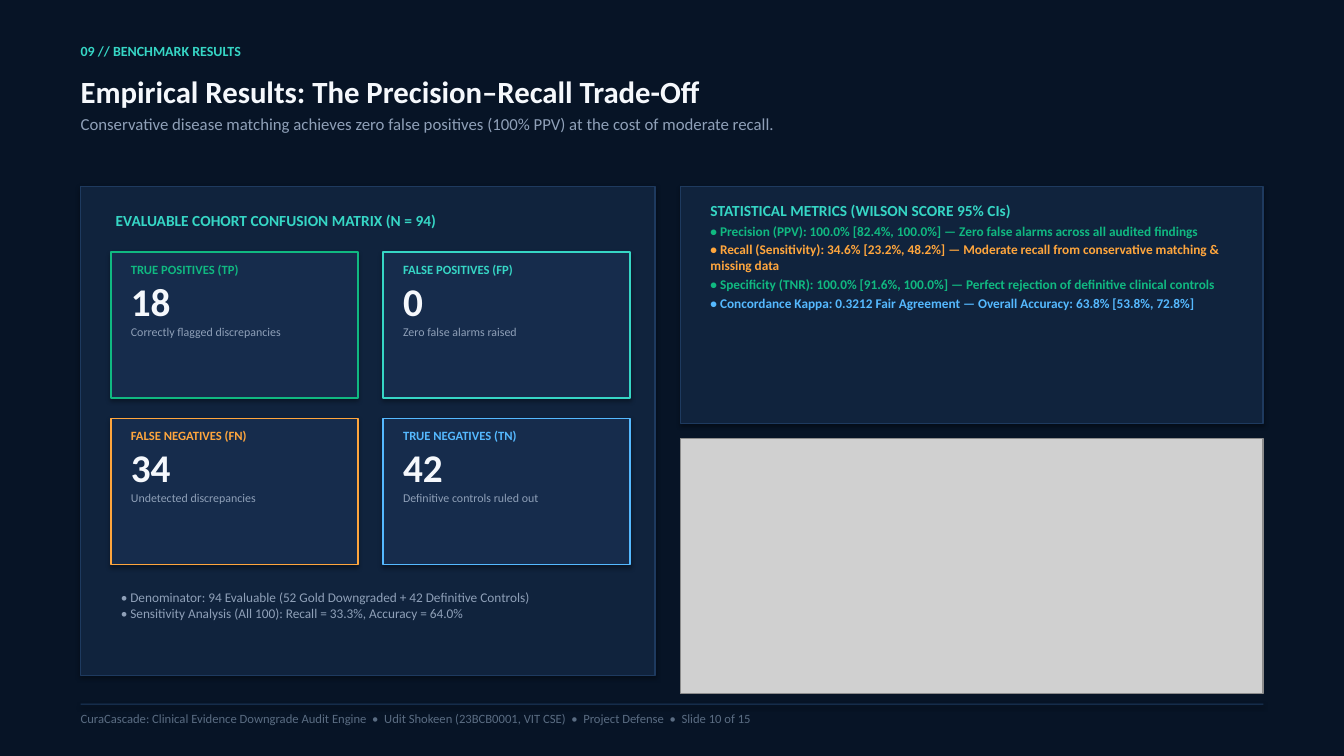
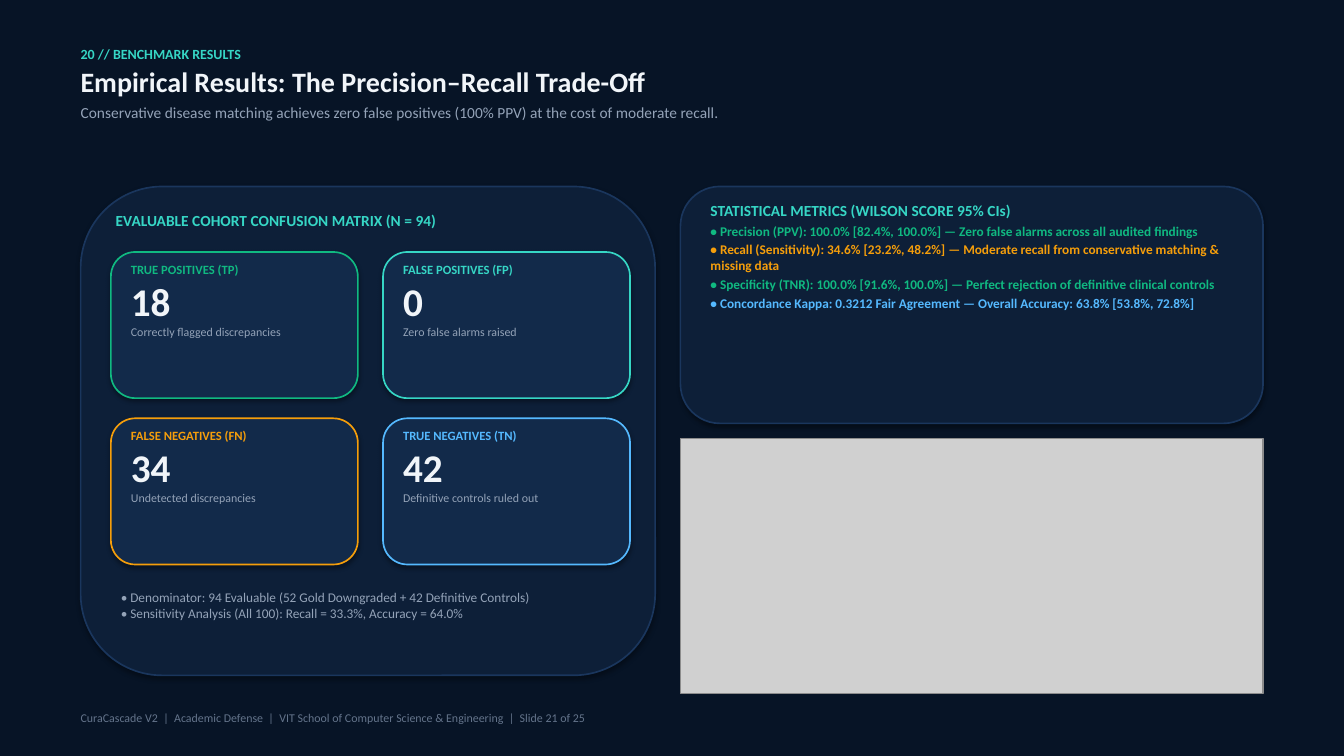
Before and after one commit to uditshokeen14/curacascadeV2, a slide deck: slide 21 of CuraCascade_Presentation_Redesigned.pptx (slide 10 before the commit). Drawn at 1344x756 pixels with LibreOffice and Linux fonts; fonts in the diff are those of the drawing; grey boxes stand for pictures. Boxes give left, top, right and bottom in pixels: in the first picture for what was removed or moved away, otherwise in the second. Text is boxed around its words. In the diff, an @@ line names an element or a change of style, - is before the commit and + after.

Commit message:
feat: complete CuraCascade V2 25-slide defense deck, claim audit, beginner guide, and viva defense bible

```diff
--- a/CuraCascade_Presentation_Redesigned.pptx
+++ b/CuraCascade_Presentation_Redesigned.pptx
@@ background #FFFFFF to #071426 @@
@@ rectangle removed at [0, 0, 1344, 756] @@
@@ text at [81, 50, 241, 59]: paragraph added @@
+20 // BENCHMARK RESULTS
@@ text "20 // BENCHMARK RESULTS": place and size @@
-text "20 // BENCHMARK RESULTS" at [81, 81, 774, 133]
+text "20 // BENCHMARK RESULTS" at [81, 50, 719, 121]
@@ text removed at [81, 47, 241, 56] @@
-09 // BENCHMARK RESULTS
@@ text at [81, 72, 719, 121]: size 22 to 20 pt, text colour #F5F8FC to #F1F5F9 in "Empirical Results: The Precision–Recall Trade-Off"; size 12 to 11 pt, text colour #8FA0B8 to #94A3B8 in "Conservative disease matching achieves zero false positives ..."; more space between paragraphs @@
@@ rectangle removed at [81, 187, 655, 676] @@
@@ rounded rectangle added at [81, 187, 655, 676], fill #0D1F38, outline #1A365D 1.2 pt @@
@@ rectangle removed at [681, 187, 1263, 423] @@
@@ rounded rectangle added at [681, 187, 1263, 423], fill #0D1F38, outline #1A365D 1.2 pt @@
@@ rectangle removed at [111, 252, 358, 398] @@
@@ rounded rectangle added at [111, 252, 358, 398], fill #122A4A, outline #10B981 1.2 pt @@
@@ rectangle removed at [383, 252, 630, 398] @@
@@ rounded rectangle added at [383, 252, 630, 398], fill #122A4A, outline #36D6C5 1.2 pt @@
@@ text at [710, 244, 1207, 273]: text colour #FFA63D to #F59E0B in "• Recall (Sensitivity): 34.6% [23.2%, 48.2%] — ..." @@
@@ rectangle removed at [111, 418, 358, 565] @@
@@ rounded rectangle added at [111, 418, 358, 565], fill #122A4A, outline #F59E0B 1.2 pt @@
@@ rectangle removed at [383, 418, 630, 565] @@
@@ rounded rectangle added at [383, 418, 630, 565], fill #122A4A, outline #55B9FF 1.2 pt @@
@@ text "FALSE NEGATIVES (FN)" at [131, 431, 256, 504]: text colour #FFA63D to #F59E0B in "FALSE NEGATIVES (FN)"; text colour #F5F8FC to #F1F5F9 in "34"; text colour #8FA0B8 to #94A3B8 in "Undetected discrepancies" @@
@@ text "• Denominator: 94 Evaluable (52 ..." at [130, 592, 529, 620]: text colour #8FA0B8 to #94A3B8 @@
@@ text at [81, 714, 585, 724]: text changed; size 9 to 8.5 pt; text colour #5A6C82 to #64748B @@
-CuraCascade: Clinical Evidence Downgrade Audit Engine • Udit Shokeen (23BCB0001, VIT CSE) • Project Defense • Slide 10 of 15
+CuraCascade V2 | Academic Defense | VIT School of Computer Science & Engineering | Slide 21 of 25
@@ rectangle removed at [81, 704, 1263, 705] @@
```
Also in this commit, not shown: 6 other slides changed, 18 slides added, 8 slides removed, 17 other files.
